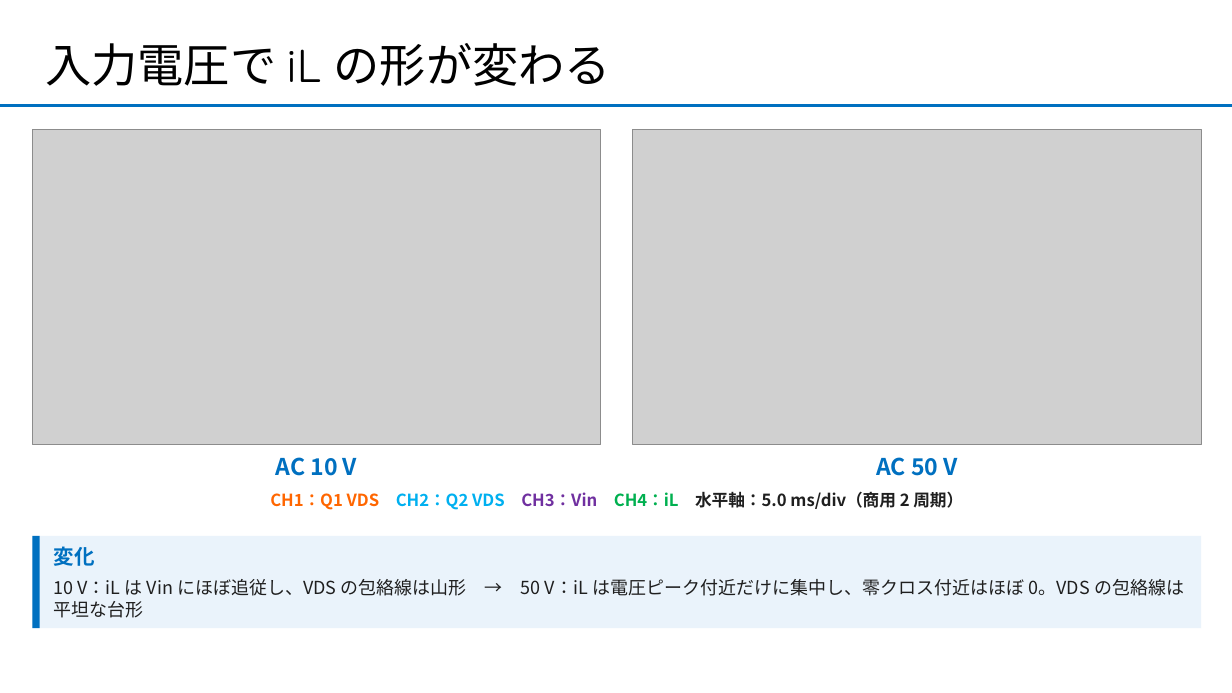
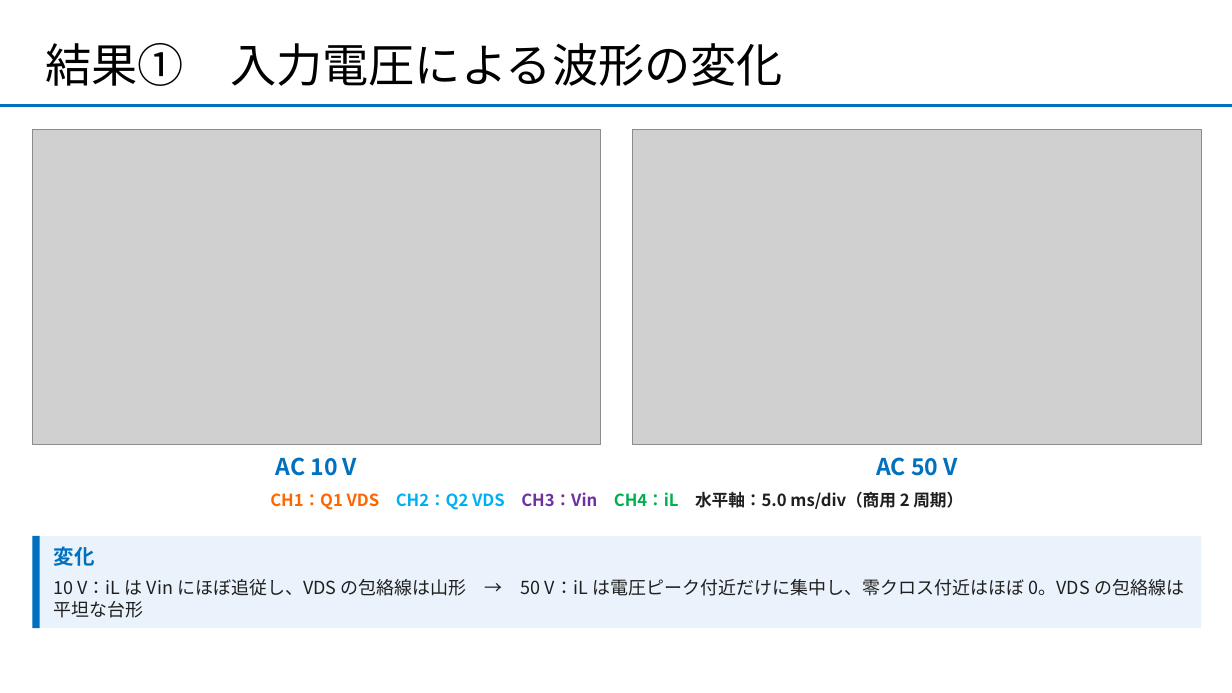
Before and after one commit to sena531/AI_reserch, a slide deck: slide 2 of experiments/50V波形考察_打ち合わせ.pptx. Drawn at 1232x693 pixels with LibreOffice and Linux fonts; fonts in the diff are those of the drawing; grey boxes stand for pictures. Boxes give left, top, right and bottom in pixels: in the first picture for what was removed or moved away, otherwise in the second. Text is boxed around its words. In the diff, an @@ line names an element or a change of style, - is before the commit and + after.

```diff
--- a/experiments/50V波形考察_打ち合わせ.pptx
+++ b/experiments/50V波形考察_打ち合わせ.pptx
@@ title at bbox=[45, 43, 783, 86]: text changed @@
-入力電圧で iL の形が変わる
+結果① 入力電圧による波形の変化
```
Also in this commit, not shown: 2 other slides changed.
